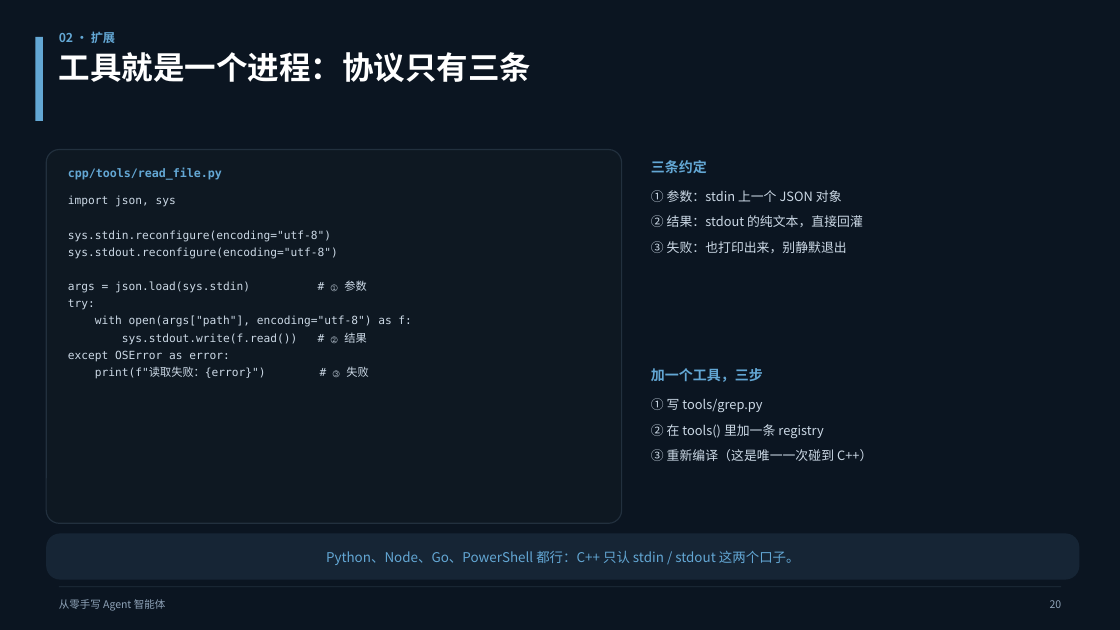
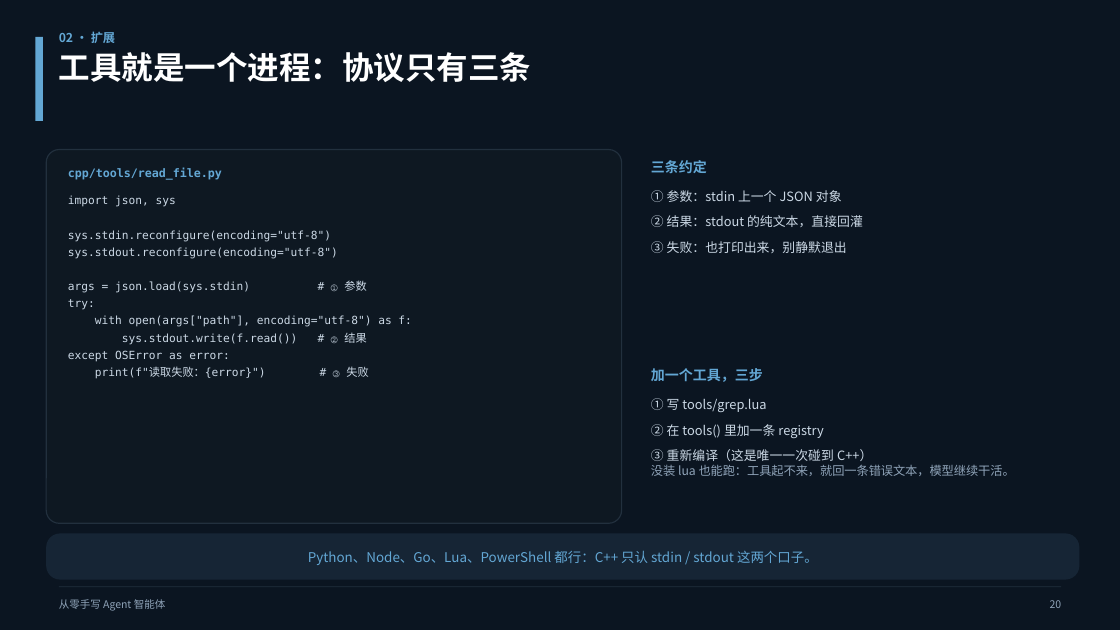
Before and after one commit to reboot87/opencode, a slide deck: slide 20 of courseware/from-zero-agent/from-zero-agent.pptx. Drawn at 1120x630 pixels with LibreOffice and Linux fonts; fonts in the diff are those of the drawing. Boxes give left, top, right and bottom in pixels: in the first picture for what was removed or moved away, otherwise in the second. Text is boxed around its words. In the diff, an @@ line names an element or a change of style, - is before the commit and + after.

```diff
--- a/courseware/from-zero-agent/from-zero-agent.pptx
+++ b/courseware/from-zero-agent/from-zero-agent.pptx
@@ text at <box>651,398,766,412</box>: text changed @@
-① 写 tools/grep.py
+① 写 tools/grep.lua
@@ text added at <box>651,465,1015,476</box>, 10.5 pt, text #8FA3B8 @@
+没装 lua 也能跑：工具起不来，就回一条错误文本，模型继续干活。
@@ text at <box>308,551,818,565</box>: text changed @@
-Python、Node、Go、PowerShell 都行：C++ 只认 stdin / stdout 这两个口子。
+Python、Node、Go、Lua、PowerShell 都行：C++ 只认 stdin / stdout 这两个口子。
```
Also in this commit, not shown: 1 other slide changed, 4 other files.
